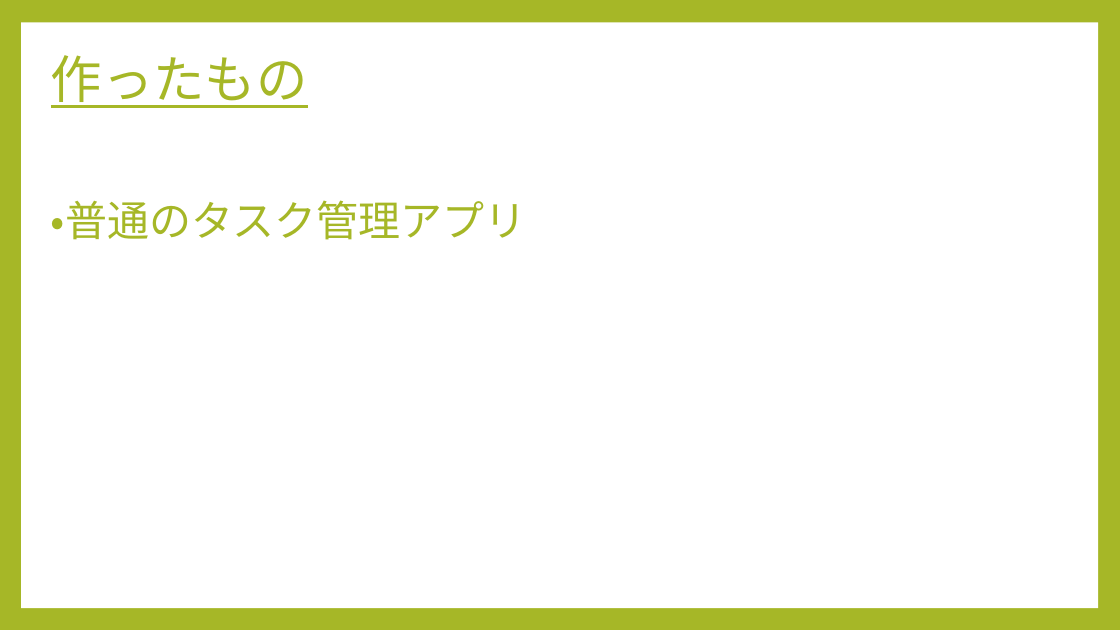
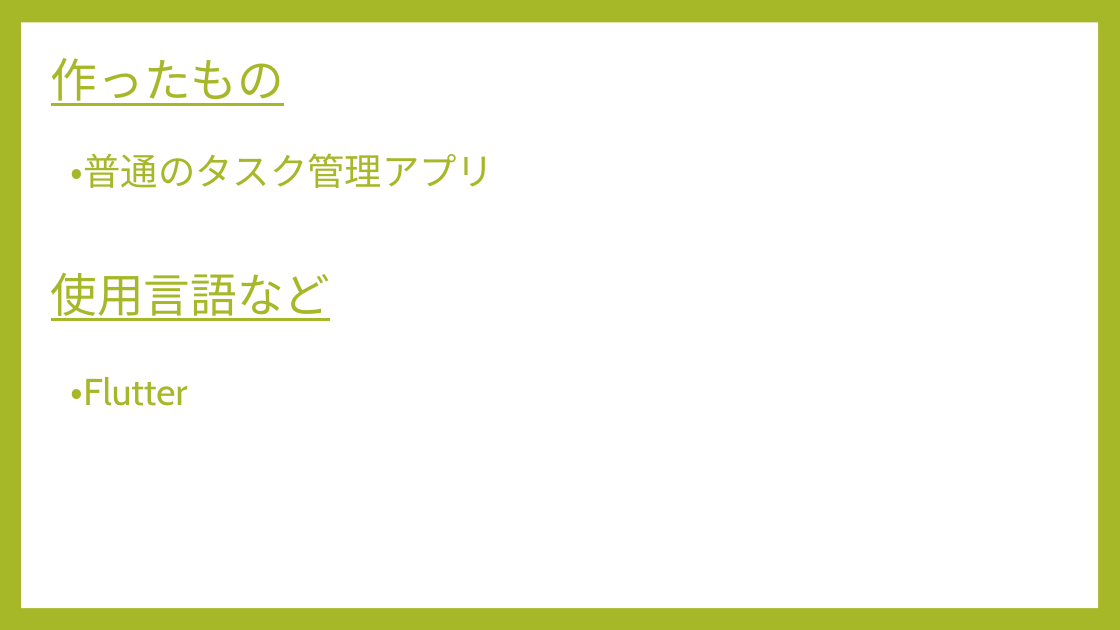
Before and after one commit to nikaidouyuuta/flutter_application_1, a slide deck: slide 2 of pawapo_todo.pptx. Drawn at 1120x630 pixels with LibreOffice and Linux fonts; fonts in the diff are those of the drawing. Boxes give left, top, right and bottom in pixels: in the first picture for what was removed or moved away, otherwise in the second. Text is boxed around its words. In the diff, an @@ line names an element or a change of style, - is before the commit and + after.

```diff
--- a/pawapo_todo.pptx
+++ b/pawapo_todo.pptx
@@ title "作ったもの" at [51,58,284,106]: size 44 to 40 pt @@
@@ text "・普通のタスク管理アプリ": place and size @@
-text "・普通のタスク管理アプリ" at [51,200,527,240]
+text "・普通のタスク管理アプリ" at [71,153,495,188]
@@ text "・普通のタスク管理アプリ" at [71,153,495,188]: size 36 to 32 pt @@
@@ text added at [51,273,331,321], 40 pt, text #A6B727, underline @@
+使用言語など
@@ text added at [71,377,188,406], 32 pt, text #A6B727 @@
+・Flutter
```
Also in this commit, not shown: 7 slides added, 2 slides removed, 11 other files.
